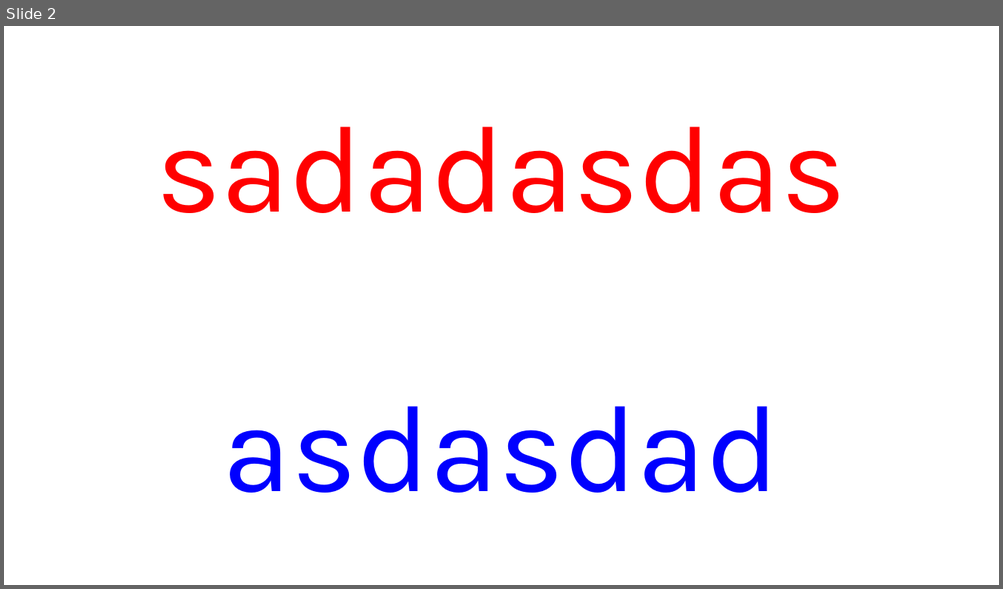
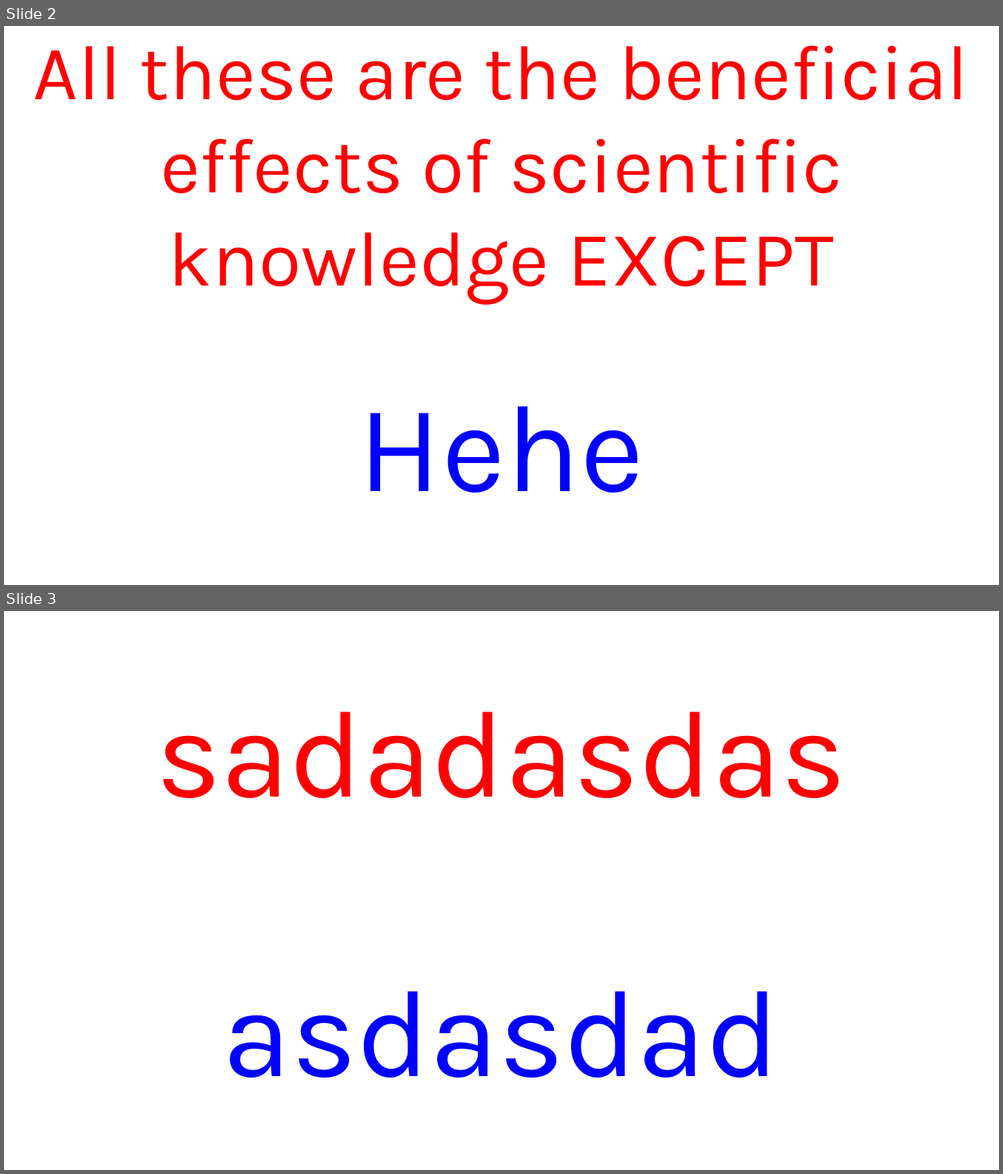
Before and after one commit to JoshuaRifareal/LET-Flashcards, a slide deck: Cards.pptm. Shown one above the other, each under a label of ours: slide 2 before the commit, slides 2 and 3 after it. The pictures are 1003x589 and 1003x1174 pixels, drawn with LibreOffice and Linux fonts; fonts in the diff are those of the drawing. Boxes give left, top, right and bottom in pixels: in the first picture for what was removed or moved away, otherwise in the second. Text is boxed around its words. In the diff, an @@ line names an element or a change of style, - is before the commit and + after.

```diff
--- a/Cards.pptm
+++ b/Cards.pptm
@@ slide 2 added at [4, 26, 999, 585], background #FFFFFF @@
@@ text added at [34, 45, 968, 305], 75 pt, text #FF0000 @@
+All these are the beneficial effects of scientific knowledge EXCEPT
@@ text added at [358, 406, 644, 493], 120 pt, text #0000FF @@
+Hehe
@@ what was slide 2 is now slide 3 @@
```
Also in this commit, not shown: 1 slide changed, 1 slide removed, 1 other file.
